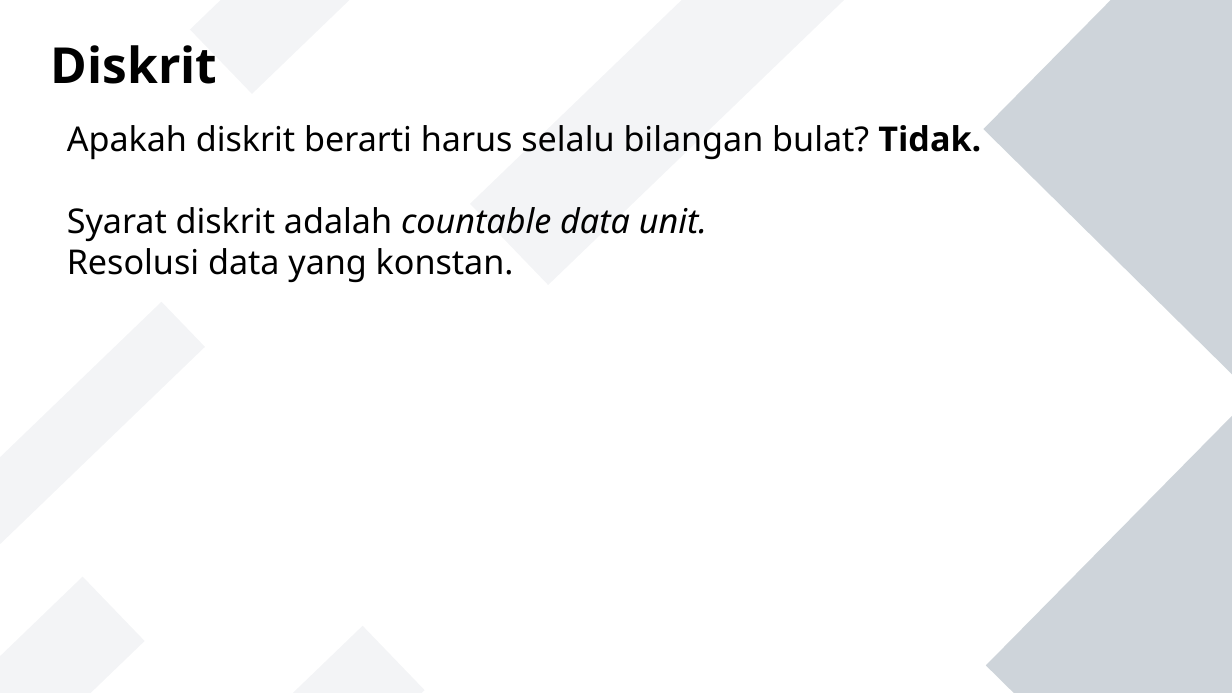
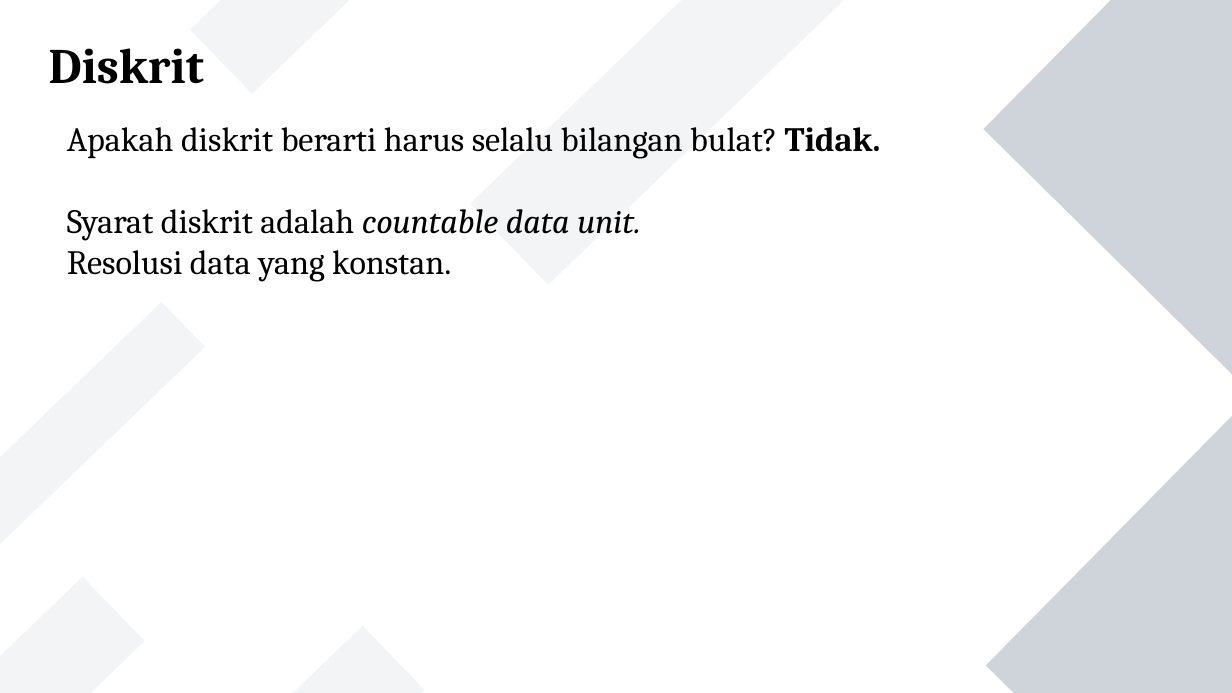
Before and after one commit to jendralhxr/metnummatdis, a slide deck: slide 4 of matdis-recap.odp. Drawn at 1232x693 pixels with LibreOffice and Linux fonts; fonts in the diff are those of the drawing. Boxes give left, top, right and bottom in pixels: in the first picture for what was removed or moved away, otherwise in the second. Text is boxed around its words. In the diff, an @@ line names an element or a change of style, - is before the commit and + after.

```diff
--- a/matdis-recap.odp
+++ b/matdis-recap.odp
@@ text "Diskrit" at <box>49,48,204,84</box>: font Noto Sans to Cambria @@
@@ text "Apakah diskrit berarti harus selalu ..." at <box>67,127,881,281</box>: font Noto Sans to Cambria @@
```
Also in this commit, not shown: 4 other slides changed.
